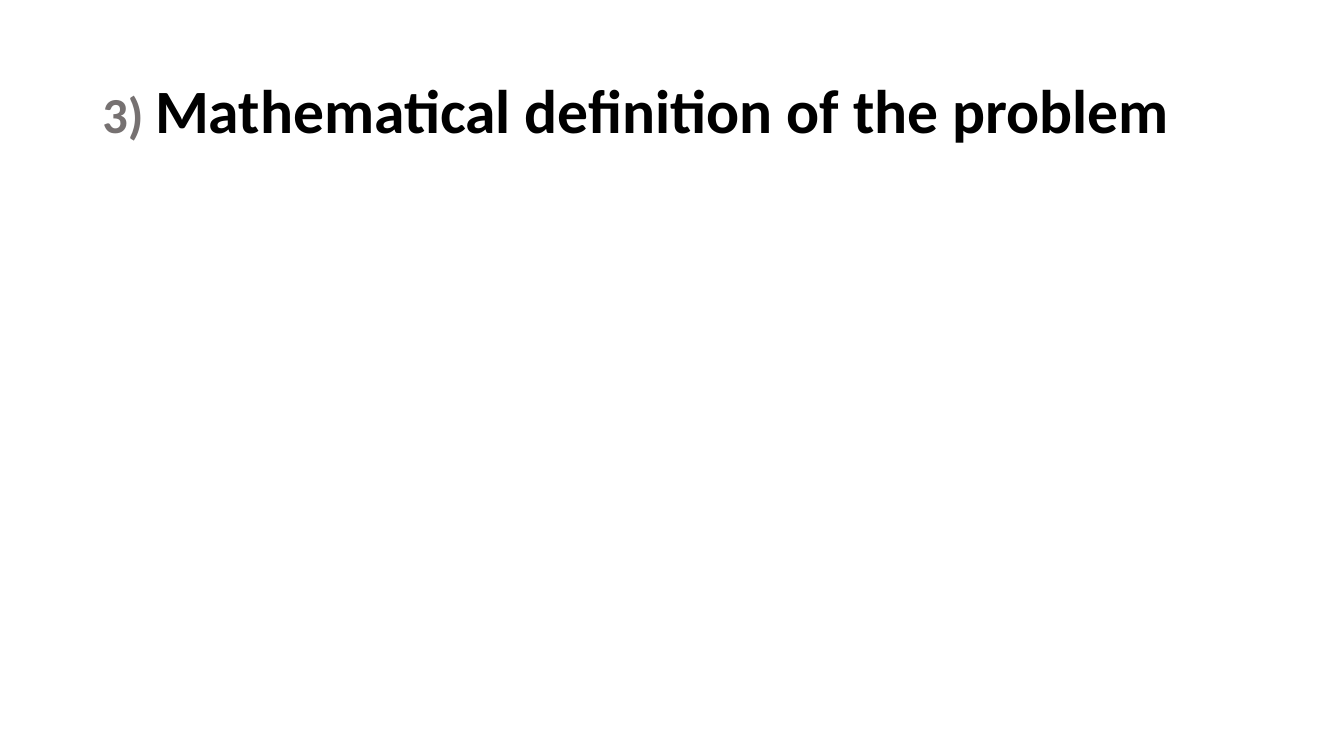
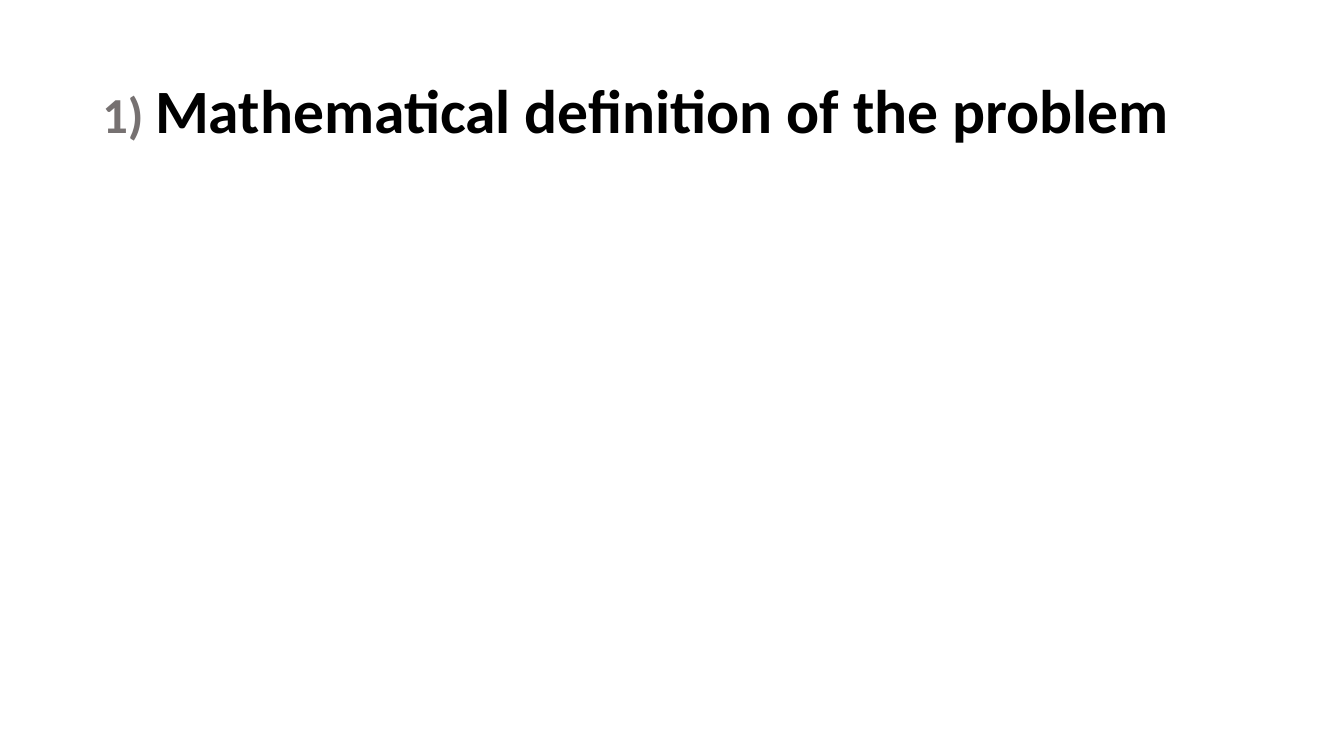
Before and after one commit to maryamhashemi/Transfer-Learning, a slide deck: slide 5 of phase3/Presentation/present.pptx (slide 18 before the commit). Drawn at 1344x756 pixels with LibreOffice and Linux fonts; fonts in the diff are those of the drawing; grey boxes stand for pictures. Boxes give left, top, right and bottom in pixels: in the first picture for what was removed or moved away, otherwise in the second. Text is boxed around its words. In the diff, an @@ line names an element or a change of style, - is before the commit and + after.

```diff
--- a/phase3/Presentation/present.pptx
+++ b/phase3/Presentation/present.pptx
@@ title at box(102, 89, 1168, 143): text changed @@
-3) Mathematical definition of the problem
+1) Mathematical definition of the problem
```
Also in this commit, not shown: 22 other slides changed, 8 slides added, 9 slides removed, 16 other files.
